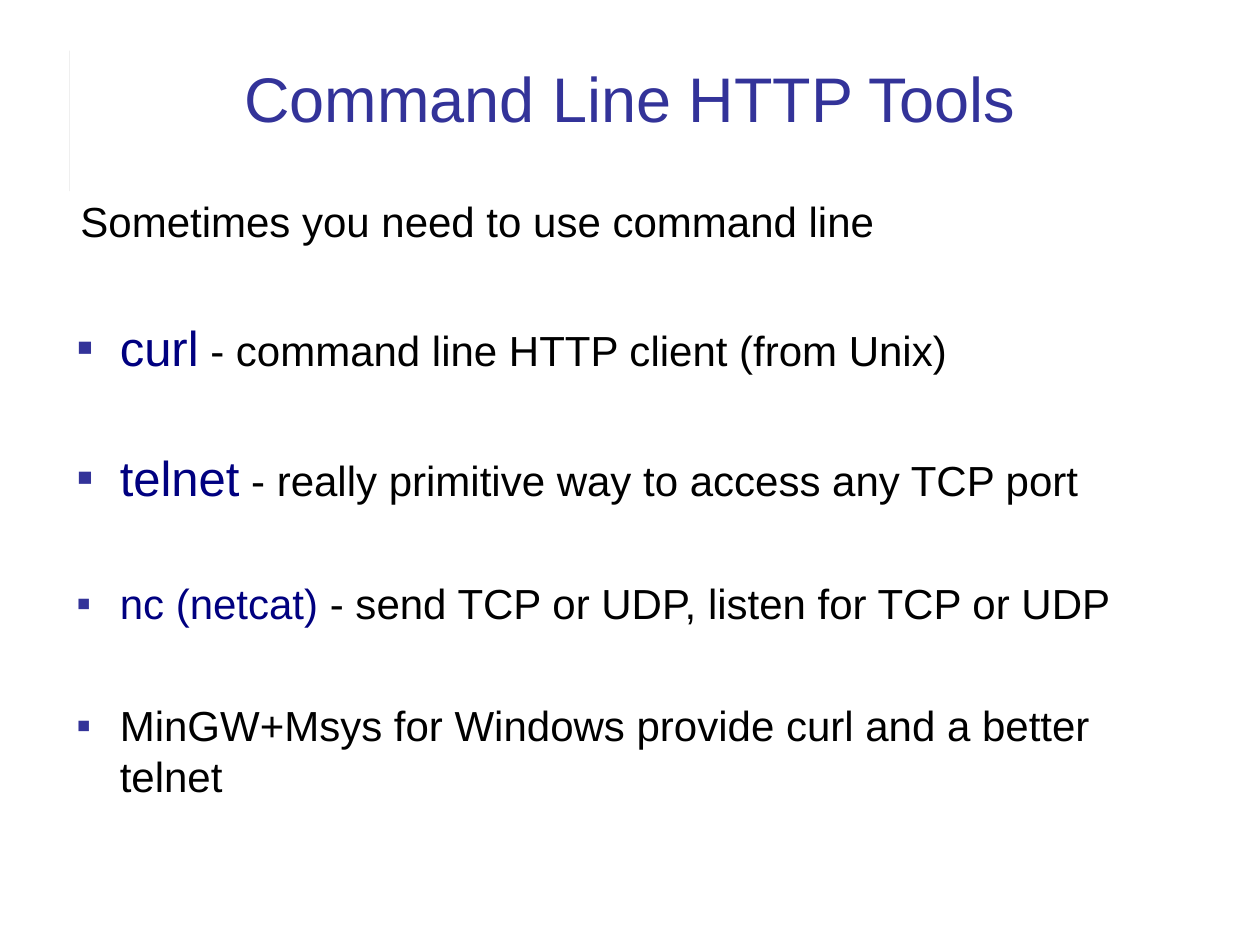
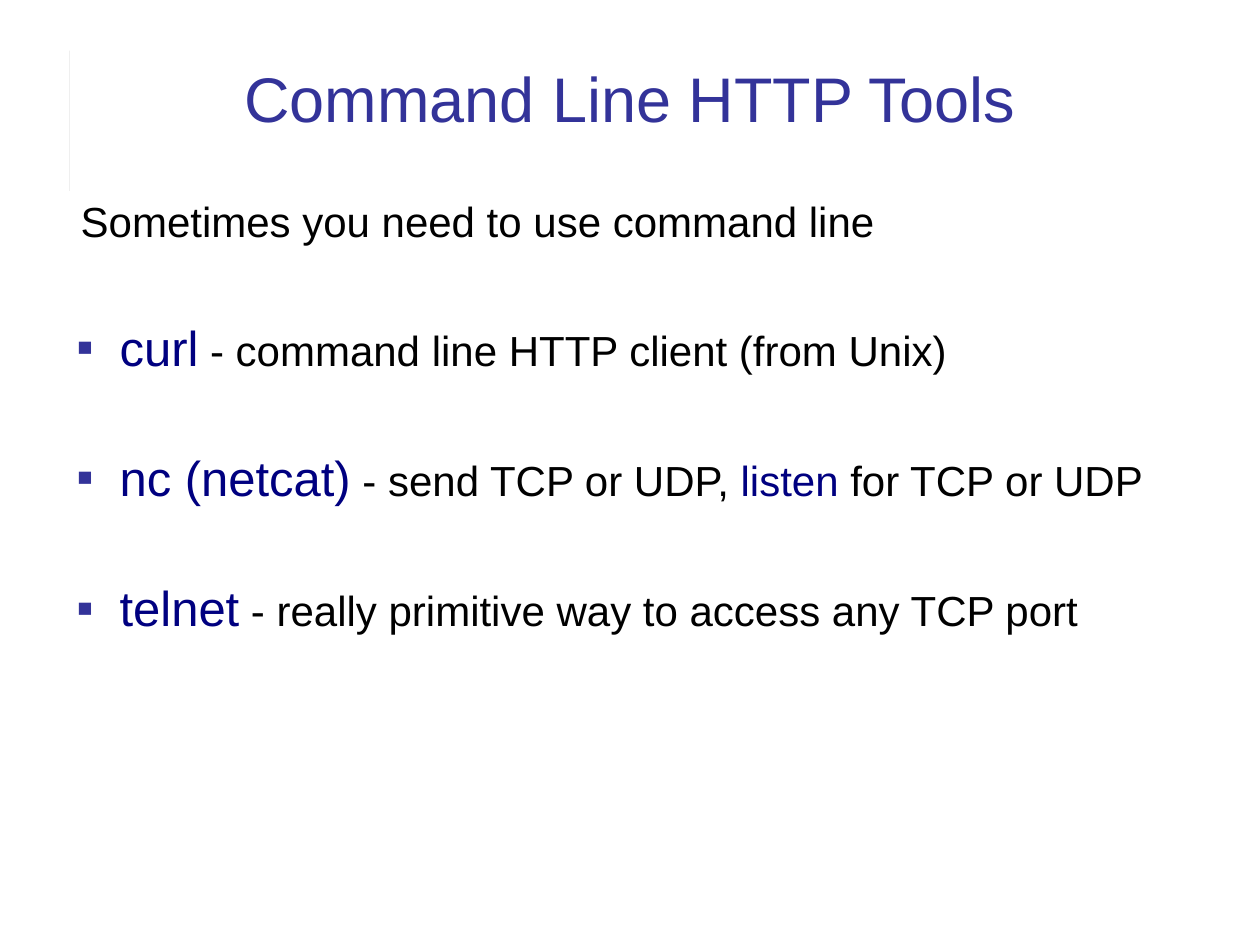
Before and after one commit to cpske/ISP, a slide deck: slide 22 of web/HTTP.ppt (slide 25 before the commit). Drawn at 1260x945 pixels with LibreOffice and Linux fonts; fonts in the diff are those of the drawing. Boxes give left, top, right and bottom in pixels: in the first picture for what was removed or moved away, otherwise in the second. Text is boxed around its words. In the diff, an @@ line names an element or a change of style, - is before the commit and + after.

```diff
--- a/web/HTTP.ppt
+++ b/web/HTTP.ppt
@@ text at (120,460,1143,506): paragraph added @@
+▪ nc (netcat) - send TCP or UDP, listen for TCP or UDP
@@ text at (120,588,1110,793): paragraphs removed @@
-▪ nc (netcat) - send TCP or UDP, listen for TCP or UDP
-▪ MinGW+Msys for Windows provide curl and a better telnet
```
Also in this commit, not shown: 12 other slides changed, 21 other files.
